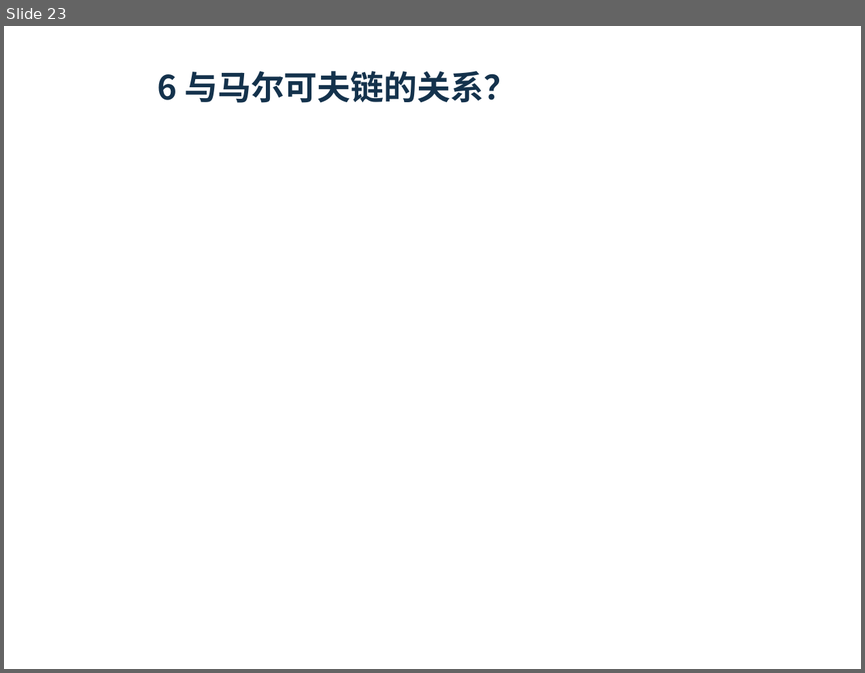
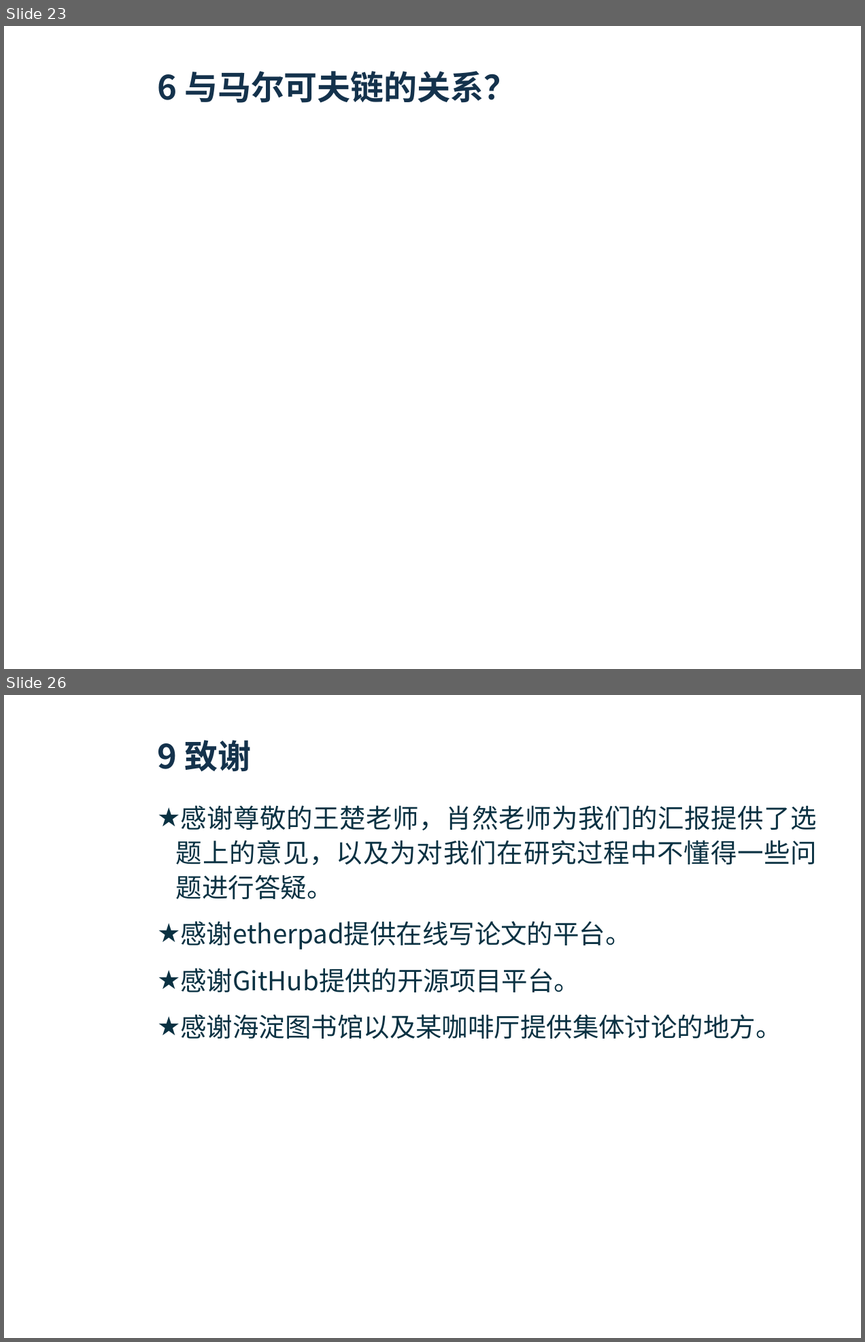
Before and after one commit to bdfzoier/Monkey_Type, a slide deck: result/ppt/猴子打字计划 (2).pptx. Shown one above the other, each under a label of ours: slide 23 before the commit, slides 23 and 26 after it; the slides between them are not shown. The pictures are 865x673 and 865x1342 pixels, drawn with LibreOffice and Linux fonts; fonts in the diff are those of the drawing; grey boxes stand for pictures; background and template pictures are left out. Boxes give left, top, right and bottom in pixels: in the first picture for what was removed or moved away, otherwise in the second. Text is boxed around its words. In the diff, an @@ line names an element or a change of style, - is before the commit and + after.

```diff
--- a/result/ppt/猴子打字计划 (2).pptx
+++ b/result/ppt/猴子打字计划 (2).pptx
@@ slide 26 added at <box>4,695,861,1338</box>, background picture (left out); not listed: 2 template elements that a slide beside it also shows @@
@@ title added at <box>157,740,251,772</box>, 28 pt, text #14324C, bold @@
+9 致谢
@@ text added at <box>176,805,817,1038</box>, 22 pt, text #0A3142 @@
+★ 感谢尊敬的王楚老师，肖然老师为我们的汇报提供了选题上的意见，以及为对我们在研究过程中不懂得一些问题进行答疑。
+★ 感谢etherpad提供在线写论文的平台。
+★ 感谢GitHub提供的开源项目平台。
+★ 感谢海淀图书馆以及某咖啡厅提供集体讨论的地方。
```
Also in this commit, not shown: 2 other slides added, 1 other file.
